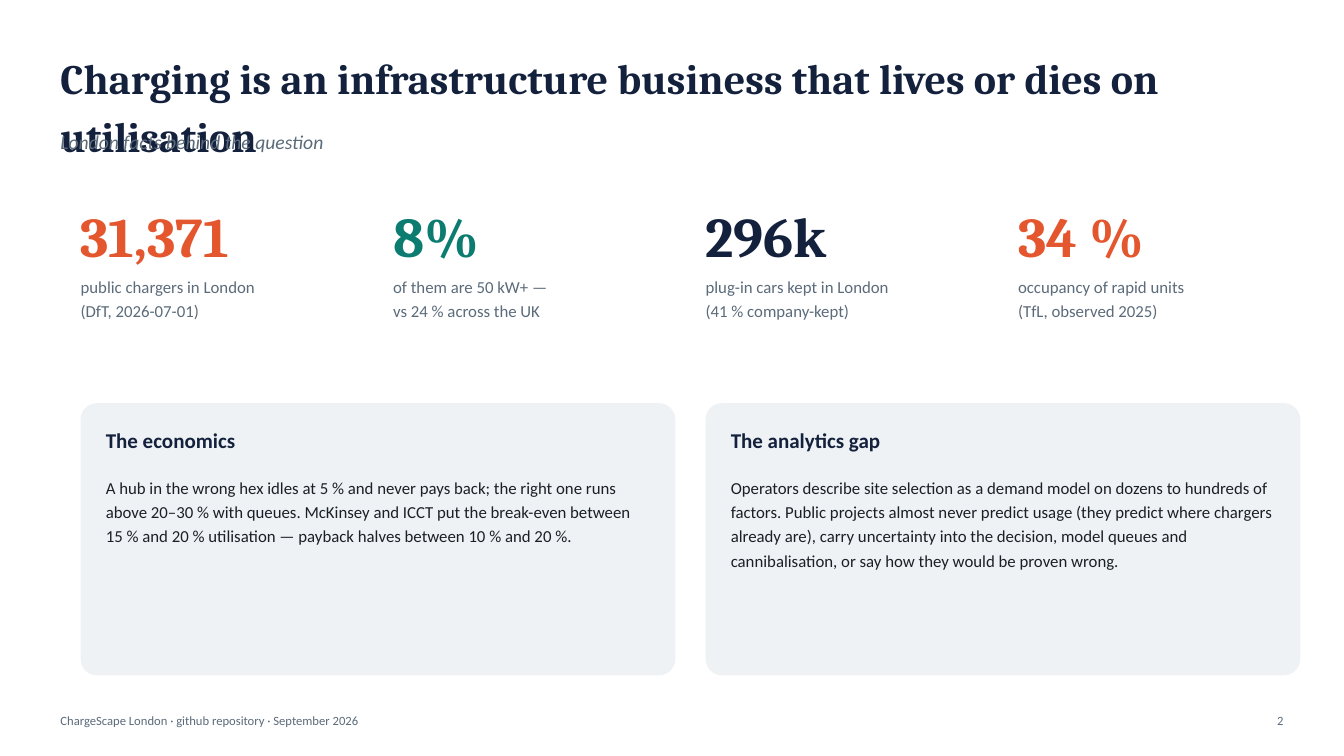
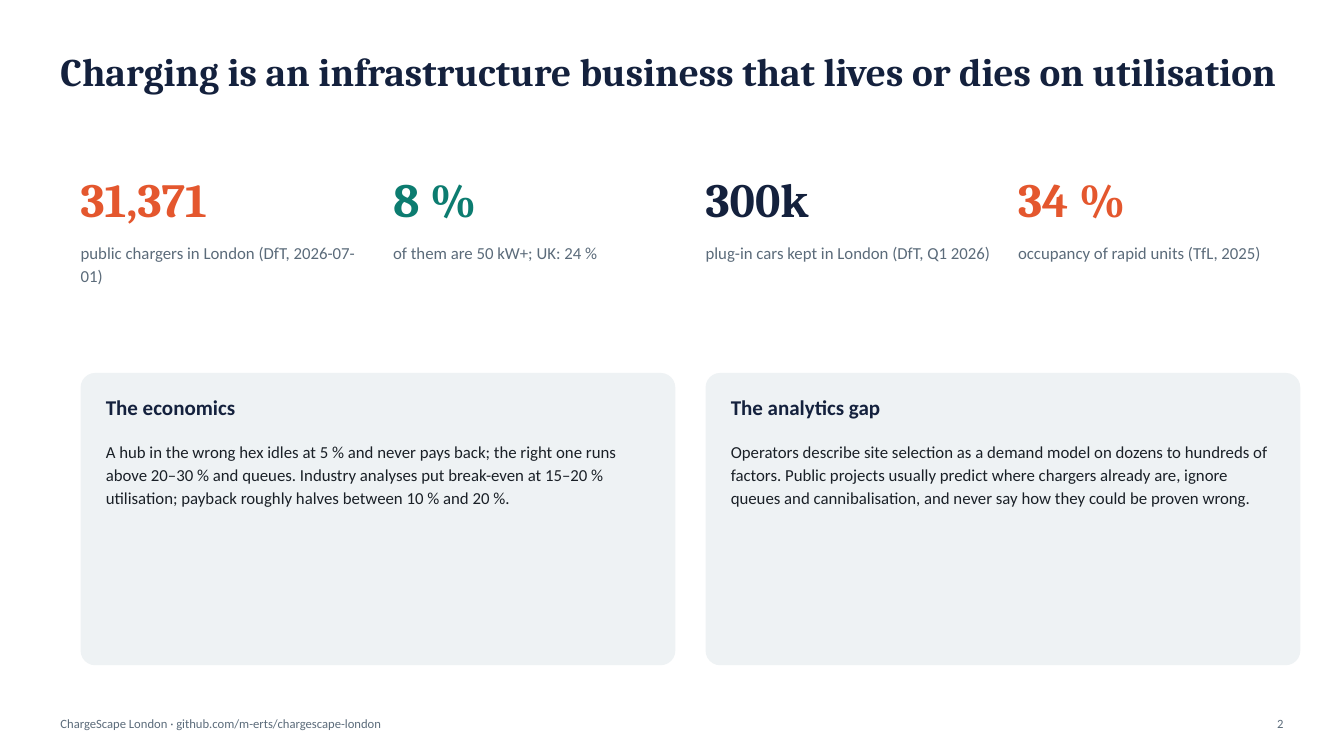
Before and after one commit to m-erts/chargescape-london, a slide deck: slide 2 of reports/ChargeScape_London.pptx. Drawn at 1344x756 pixels with LibreOffice and Linux fonts; fonts in the diff are those of the drawing. Boxes give left, top, right and bottom in pixels: in the first picture for what was removed or moved away, otherwise in the second. Text is boxed around its words. In the diff, an @@ line names an element or a change of style, - is before the commit and + after.

```diff
--- a/reports/ChargeScape_London.pptx
+++ b/reports/ChargeScape_London.pptx
@@ text "Charging is an infrastructure business ..." at (60, 58, 1276, 95): size 30 to 28 pt @@
@@ text removed at (60, 132, 323, 154) @@
-London facts behind the question
@@ text "31,371": place and size @@
-text "31,371" at (81, 219, 230, 265)
+text "31,371" at (81, 184, 207, 224)
@@ text "31,371" at (81, 184, 207, 224): size 40 to 34 pt @@
@@ text "34 %" at (1018, 184, 1068, 218): size 40 to 34 pt @@
@@ text "34 %": place and size @@
-text "34 %" at (1018, 219, 1077, 258)
+text "34 %" at (1018, 184, 1068, 218)
@@ text at (393, 184, 419, 218): text changed; size 40 to 34 pt @@
-8%
+8 %
@@ text added at (706, 184, 809, 218), 34 pt, text #14213D, bold @@
+300k
@@ text removed at (706, 218, 827, 258) @@
-296k
@@ text "public chargers in London (DfT, ..." rewrapped from (81, 281, 255, 319) to (81, 247, 355, 284) @@
@@ text at (393, 247, 581, 261): text changed @@
-of them are 50 kW+ —
-vs 24 % across the UK
+of them are 50 kW+; UK: 24 %
@@ text at (706, 247, 990, 262): text changed @@
-plug-in cars kept in London
-(41 % company-kept)
+plug-in cars kept in London (DfT, Q1 2026)
@@ text at (1018, 247, 1260, 262): text changed @@
-occupancy of rapid units
-(TfL, observed 2025)
+occupancy of rapid units (TfL, 2025)
@@ rounded rectangle: place and size @@
-rounded rectangle at (81, 403, 676, 676)
+rounded rectangle at (81, 373, 676, 665)
@@ rounded rectangle at (81, 373, 676, 665): proportions changed @@
@@ rounded rectangle at (706, 373, 1301, 665): proportions changed @@
@@ rounded rectangle: place and size @@
-rounded rectangle at (706, 403, 1301, 676)
+rounded rectangle at (706, 373, 1301, 665)
@@ text "The economics": place and size @@
-text "The economics" at (106, 433, 235, 448)
+text "The economics" at (106, 400, 235, 415)
@@ text "The analytics gap": place and size @@
-text "The analytics gap" at (731, 433, 880, 452)
+text "The analytics gap" at (731, 400, 880, 419)
@@ text at (106, 446, 616, 507): text changed @@
-A hub in the wrong hex idles at 5 % and never pays back; the right one runs above 20–30 % with queues. McKinsey and ICCT put the break-even between 15 % and 20 % utilisation — payback halves between 10 % and 20 %.
+A hub in the wrong hex idles at 5 % and never pays back; the right one runs above 20–30 % and queues. Industry analyses put break-even at 15–20 % utilisation; payback roughly halves between 10 % and 20 %.
@@ text at (731, 446, 1267, 507): text changed @@
-Operators describe site selection as a demand model on dozens to hundreds of factors. Public projects almost never predict usage (they predict where chargers already are), carry uncertainty into the decision, model queues and cannibalisation, or say how they would be proven wrong.
+Operators describe site selection as a demand model on dozens to hundreds of factors. Public projects usually predict where chargers already are, ignore queues and cannibalisation, and never say how they could be proven wrong.
@@ text at (60, 719, 381, 730): text changed @@
-ChargeScape London · github repository · September 2026
+ChargeScape London · github.com/m-erts/chargescape-london
```
Also in this commit, not shown: 8 other slides changed, 6 slides added, 4 slides removed, 59 other files.
